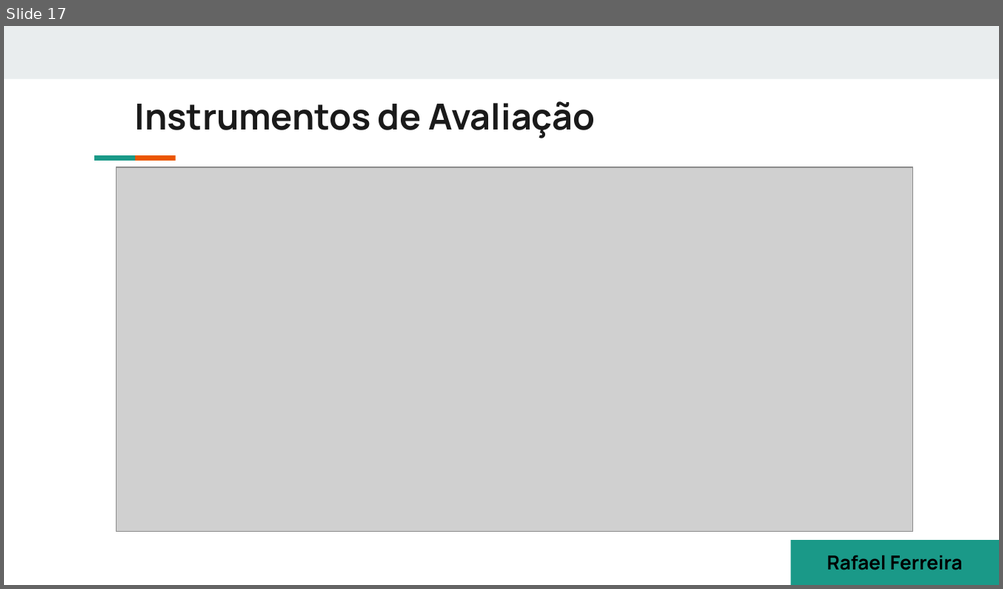
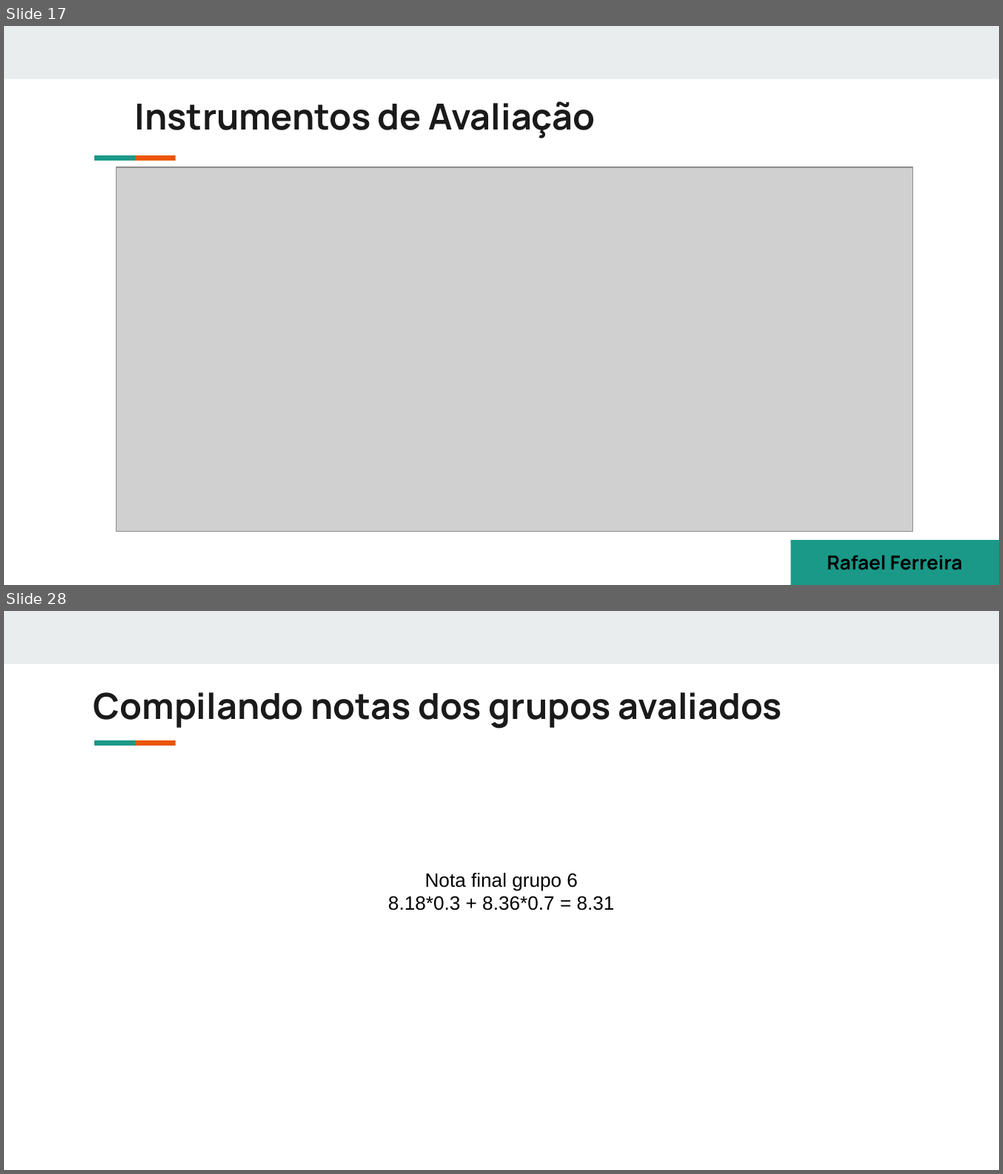
Before and after one commit to danielcestari/preparacao_pedagogica, a slide deck: Avaliação.odp. Shown one above the other, each under a label of ours: slide 17 before the commit, slides 17 and 28 after it; the slides between them are not shown. The pictures are 1003x589 and 1003x1174 pixels, drawn with LibreOffice and Linux fonts; fonts in the diff are those of the drawing; grey boxes stand for pictures. Boxes give left, top, right and bottom in pixels: in the first picture for what was removed or moved away, otherwise in the second. Text is boxed around its words. In the diff, an @@ line names an element or a change of style, - is before the commit and + after.

```diff
--- a/Avaliação.odp
+++ b/Avaliação.odp
@@ slide 28 added at bbox=[4, 611, 999, 1170], background #FFFFFF; not listed: 3 template elements that a slide beside it also shows @@
@@ title added at bbox=[94, 692, 782, 729], 26 pt, text #1A1A1A, bold @@
+Compilando notas dos grupos avaliados
@@ text added at bbox=[388, 873, 614, 911], 14 pt, text #000000 @@
+Nota final grupo 6
+8.18*0.3 + 8.36*0.7 = 8.31
```
Also in this commit, not shown: 11 other slides added, 6 other files.
